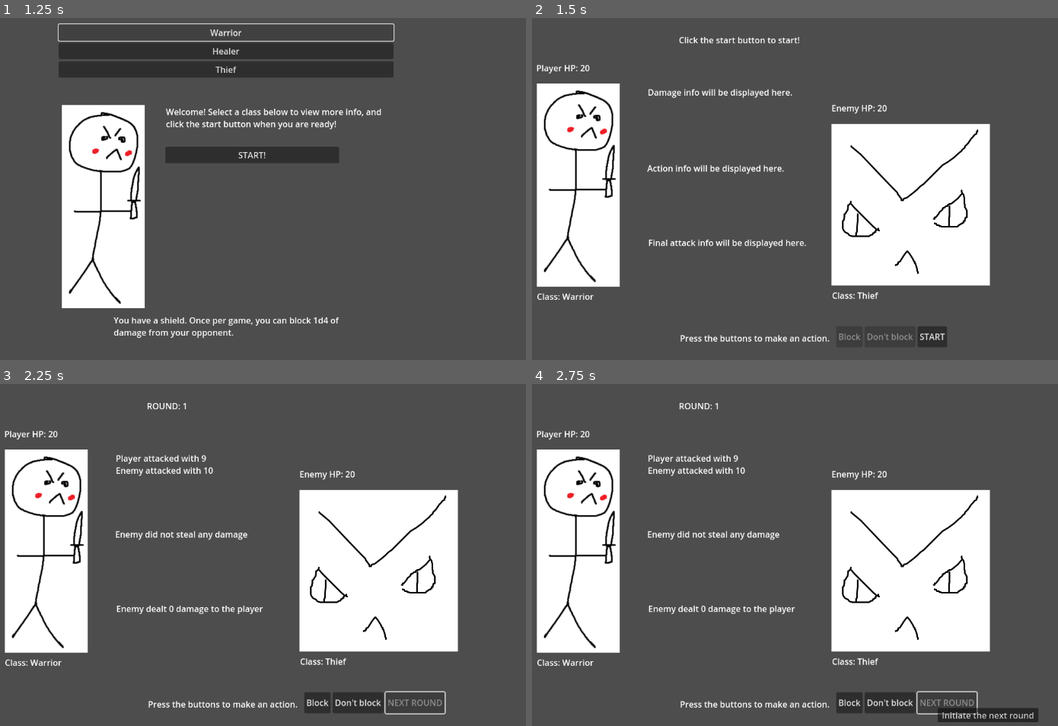
Above: before the commit, frames 1-4 (two rows, left to right).
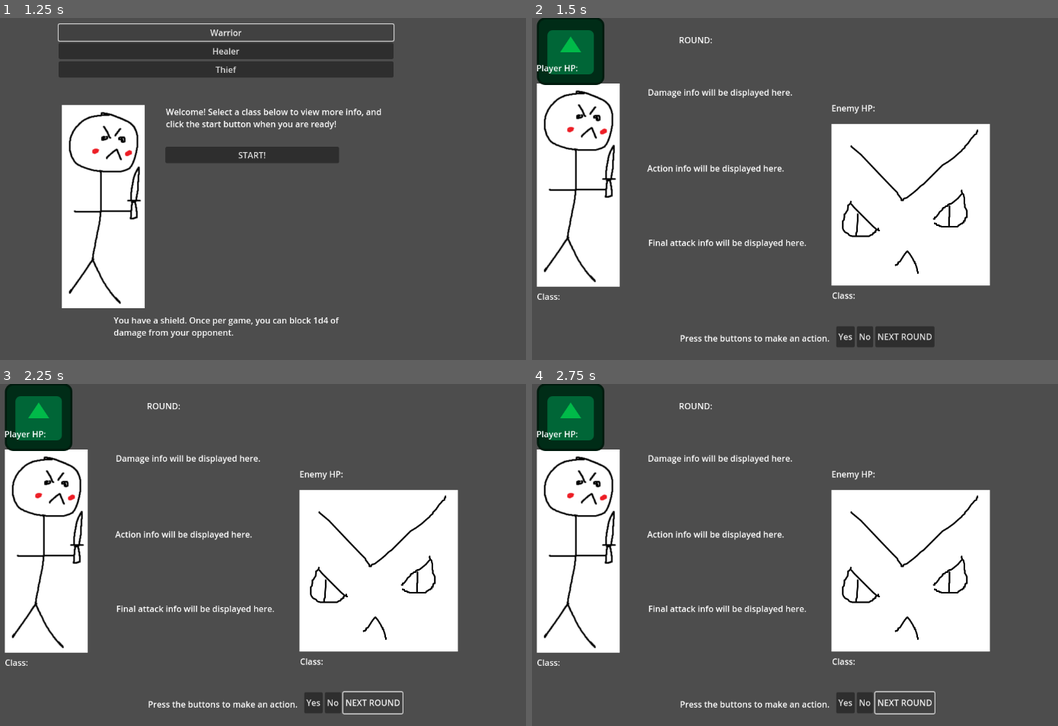
Above: after the commit, the same moments.

Repository: Frisaf/brawl_visual
Game: Godot game, scene res://Scenes/character_choice.tscn
The game is run twice, just before and just after one commit, with the same random seed, the same clock (stepped at 60 frames per second) and the same inputs. The engine's default icon, where the game draws it, is replaced by a stand-in: a white triangle on a blue panel in a dark square.
Inputs:
- Up to frame 1 (1.25 s): click "Warrior" at 0.5 s
- Up to frame 2 (1.5 s): click "START!" at 1.25 s
- Up to frame 3 (2.25 s): click "START" (after the commit: "NEXT ROUND") at 2 s
- Up to frame 4 (2.75 s): no input

Frame 1 is identical in both runs. In frame 2, 3.2% of the frame differs, in the area x 0-79%, y 0-97%; in frame 3, 4.3%; in frame 4, 5.0%, in the area x 0-97%, y 0-99%.
Error after the commit: Parse Error: Expected identifier after "." for attribute access. (res://Scripts/game.gd:23)

Commit message:
started working on health bar

Diff:
--- a/Scenes/game.tscn
+++ b/Scenes/game.tscn
@@ -1,9 +1,11 @@
-[gd_scene load_steps=5 format=3 uid="uid://buhwjbjnoa31m"]
+[gd_scene load_steps=7 format=3 uid="uid://buhwjbjnoa31m"]
 
 [ext_resource type="Script" uid="uid://dtsov1coydqb2" path="res://Scripts/game.gd" id="1_wrm1d"]
 [ext_resource type="Texture2D" uid="uid://do5fu0nubqs27" path="res://Resources/Demo Character.png" id="2_3dryh"]
 [ext_resource type="PackedScene" uid="uid://dv8iy62coi225" path="res://Scenes/game_over.tscn" id="2_wowpa"]
 [ext_resource type="Texture2D" uid="uid://brdiuwmrgn2fv" path="res://Resources/Demo Enemy.png" id="3_wowpa"]
+[ext_resource type="Script" uid="uid://d0gptcpq81o23" path="res://Scripts/player.gd" id="4_i6g32"]
+[ext_resource type="PackedScene" uid="uid://cnh2qjn2sq1a5" path="res://Scenes/health_bar.tscn" id="4_wowpa"]
 
 [node name="Game" type="Node2D" node_paths=PackedStringArray("round_indicator", "choice_yes", "choice_no", "next_round_button", "damage_info", "player_class_label", "enemy_class_label", "player_hp_label", "enemy_hp_label", "info_message", "attack_info", "game_over")]
 script = ExtResource("1_wrm1d")
@@ -28,6 +30,15 @@
 [node name="DemoCharacter" type="Sprite2D" parent="GameContainer"]
 position = Vector2(169, 317)
 texture = ExtResource("2_3dryh")
+script = ExtResource("4_i6g32")
+player_hp = 20
+
+[node name="HealthBar" parent="GameContainer/DemoCharacter" node_paths=PackedStringArray("character") instance=ExtResource("4_wowpa")]
+offset_left = -116.209
+offset_top = -395.385
+offset_right = 11.791
+offset_bottom = -267.385
+character = NodePath("..")
 
 [node name="DemoEnemy" type="Sprite2D" parent="GameContainer"]
 position = Vector2(798, 354)
--- /dev/null
+++ b/Scenes/health_bar.tscn
@@ -0,0 +1,21 @@
+[gd_scene load_steps=3 format=3 uid="uid://cnh2qjn2sq1a5"]
+
+[ext_resource type="Texture2D" uid="uid://dajl1yuh1yoc6" path="res://icon.svg" id="1_0jr0e"]
+[ext_resource type="Script" uid="uid://boa8q4xhp5h1q" path="res://Scripts/health_bar.gd" id="2_nly0v"]
+
+[node name="HealthBar" type="TextureProgressBar"]
+anchors_preset = -1
+anchor_left = 0.237
+anchor_top = 0.201
+anchor_right = 0.237
+anchor_bottom = 0.201
+offset_left = 138.976
+offset_top = 36.752
+offset_right = 266.976
+offset_bottom = 164.752
+max_value = 20.0
+value = 20.0
+texture_progress = ExtResource("1_0jr0e")
+tint_under = Color(0.835834, 0, 0.00503361, 1)
+tint_progress = Color(4.66868e-06, 0.728616, 0.288073, 1)
+script = ExtResource("2_nly0v")
--- a/Scripts/game.gd
+++ b/Scripts/game.gd
@@ -12,6 +12,7 @@
 @export var info_message: RichTextLabel
 @export var attack_info: RichTextLabel
 @export var game_over: Node2D
+@export var player: Sprite2D
 
 const CLASSES = ["Warrior", "Healer", "Thief"]
 
@@ -19,7 +20,7 @@
 var player_class = Globals.player_class
 var game_round = 0
 var enemy_hp = 20
-var player_hp = 20
+var player_hp = player."player_hp"
 var enemy_blocked = false
 var enemy_healed = false
 var enemy_stolen = false
--- /dev/null
+++ b/Scripts/health_bar.gd
@@ -0,0 +1,11 @@
+extends TextureProgressBar
+
+@export var character: Sprite2D
+
+# Called when the node enters the scene tree for the first time.
+func _ready() -> void:
+	pass # Replace with function body.
+
+# Called every frame. 'delta' is the elapsed time since the previous frame.
+func _process(delta: float) -> void:
+	pass
--- /dev/null
+++ b/Scripts/player.gd
@@ -0,0 +1,3 @@
+extends Sprite2D
+
+@export var player_hp: int
Not shown, added: Scripts/health_bar.gd.uid
Not shown, added: Scripts/player.gd.uid
